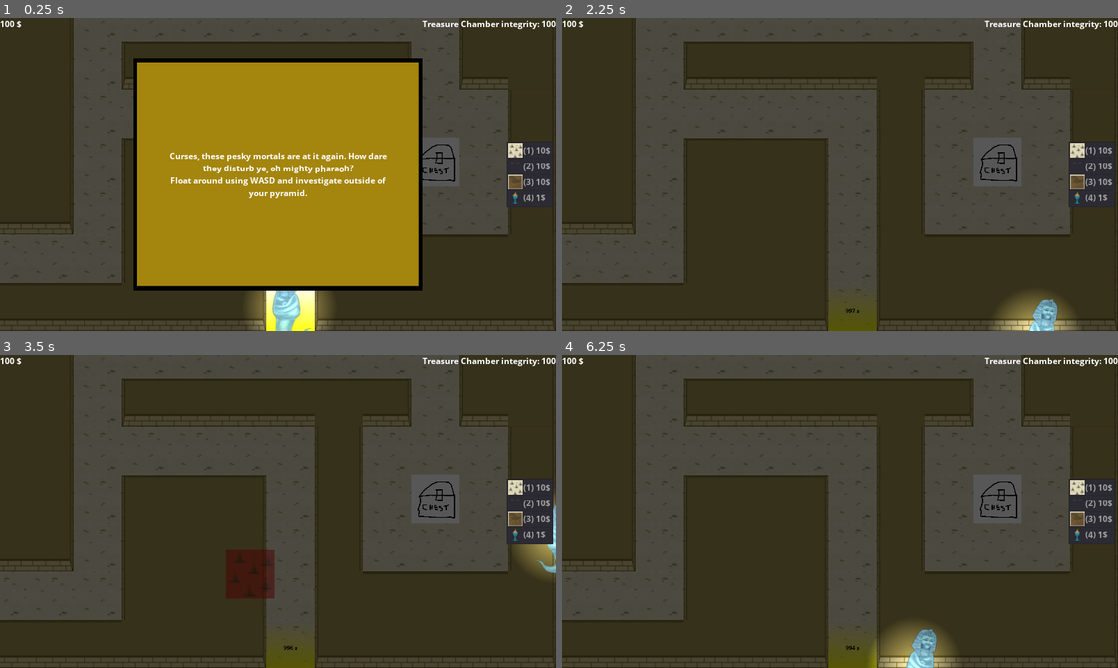
Above: before the commit, frames 1-4 (two rows, left to right).
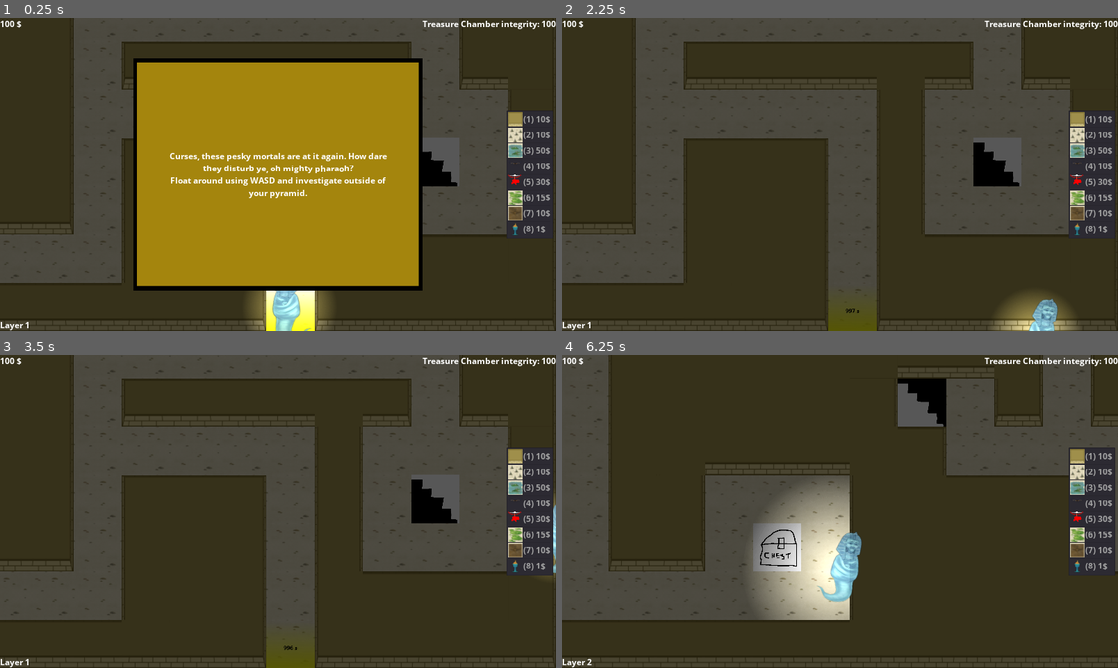
Above: after the commit, the same moments.

Repository: Solid-Squid-Contingent/LD-48
Game: Godot game, scene res://scenes/Game.tscn
The game is run twice, just before and just after one commit, with the same random seed, the same clock (stepped at 60 frames per second) and the same inputs.
Inputs (mouse positions are in pixels of both pictures, inside the frame that each line leads up to):
- Up to frame 1 (0.25 s): no input
- Up to frame 2 (2.25 s): tap Enter at 0.5 s; move the mouse to (962, 158) at 0.52 s; hold D (right) 0.53-1.28 s; hold Right mouse button (interact) 0.53-1.28 s; click (962, 158) at 0.67 s; move the mouse to (728, 190) at 1.27 s; hold S (down) 1.28-2.03 s; click (728, 190) at 1.35 s; right-click (728, 190) at 1.55 s; tap Space at 2 s; move the mouse to (895, 105) at 2.02 s; hold D (right) from 2.03 s (still down); hold Right mouse button (interact) from 2.03 s (still down)
- Up to frame 3 (3.5 s): move the mouse to (250, 574) at 2.77 s; release D (right) at 2.78 s; release Right mouse button (interact) at 2.78 s; hold W (up) from 2.78 s (still down); tap 1 at 2.85 s; click (250, 574) at 2.92 s; right-click (250, 574) at 3.05 s
- Up to frame 4 (6.25 s): move the mouse to (1006, 558) at 3.52 s; release W (up) at 3.53 s; hold Right mouse button (interact) 3.53-4.28 s; hold A (left) 3.53-5.03 s; tap 9 at 3.6 s; move the mouse to (673, 464) at 4.27 s; tap 0 at 4.35 s; right-click (673, 464) at 4.55 s; move the mouse to (867, 511) at 5.02 s; hold S (down) 5.03-5.78 s; hold Right mouse button (interact) 5.03-5.78 s; tap Q at 5.1 s; click (867, 511) at 5.17 s; move the mouse to (756, 433) at 5.77 s; hold D (right) from 5.78 s (still down); right-click (756, 433) at 5.85 s

The runs differ from the first frame. In frame 1, 1.7% of the frame differs, in the area x 0-100%, y 29-100%; in frame 2, 1.9%; in frame 3, 3.6%; in frame 4, 52%, in the area x 0-100%, y 0-100%.

Commit message:
Stuff

Diff:
--- a/scenes/UI.tscn
+++ b/scenes/UI.tscn
@@ -33,6 +33,16 @@
 "_edit_use_anchors_": false
 }
 
+[node name="LevelLabel" type="Label" parent="."]
+margin_top = 1000.0
+margin_right = 40.0
+margin_bottom = 1080.0
+custom_fonts/font = ExtResource( 2 )
+valign = 2
+__meta__ = {
+"_edit_use_anchors_": false
+}
+
 [node name="BuildMenu" type="Control" parent="."]
 margin_right = 40.0
 margin_bottom = 40.0
--- a/scripts/EnemySpawner.gd
+++ b/scripts/EnemySpawner.gd
@@ -96,7 +96,7 @@
 
 func generateWave(enemyTypesUsed, addedGroupSize):
 	var wave = []
-	for _i in range(rand_range(2,10)):
+	for _i in range(rand_range(3,8)):
 		var enemy : Enemy = enemyScene.instance()
 		enemy.individualStats = []
 		var type = null
--- a/scripts/Game.gd
+++ b/scripts/Game.gd
@@ -58,6 +58,7 @@
 
 func _ready():
 	unlockNewPyramidLayer()
+	unlockNewPyramidLayer()
 	enemySpawner.begin()
 	player.begin()
 	doTutorial()
--- a/scripts/ItemList.gd
+++ b/scripts/ItemList.gd
@@ -34,7 +34,7 @@
 ]
 
 var progress = 0
-var selectableScenes = selectableScenesProgression[progress]
+var selectableScenes = selectableScenesProgression.back() #[progress]
 
 onready var player = get_tree().get_nodes_in_group("Player")[0]
 
--- a/scripts/Player.gd
+++ b/scripts/Player.gd
@@ -94,6 +94,9 @@
 			layout.freeItemAt(get_global_mouse_position())
 		elif canPlaceCurrentItem:
 			placeItem(currentItem)
+	elif event.is_action_pressed("interact"):
+		if currentItem:
+			setCurrentItem(null, -1)
 	elif event is InputEventKey and event.pressed:
 		if event.scancode == KEY_Q:
 			var levels = get_tree().get_nodes_in_group('PyramidLevel')
--- a/scripts/ToggleWall.gd
+++ b/scripts/ToggleWall.gd
@@ -6,7 +6,7 @@
 
 func _ready():
 	for l in get_tree().get_nodes_in_group('Layout'):
-		if l.visible:
+		if l.get_parent().visible:
 			layout = l
 			break
 
--- a/scripts/UI.gd
+++ b/scripts/UI.gd
@@ -12,6 +12,7 @@
 func _process(_delta):
 	$MoneyLabel.text = String(player.money) + " $"
 	$HealthLabel.text = "Treasure Chamber integrity: " + String(player.health)
+	$LevelLabel.text = "Layer " + String(player.layoutIndex + 1)
 
 
 func _on_EnemySpawner_allEnemiesDead():
